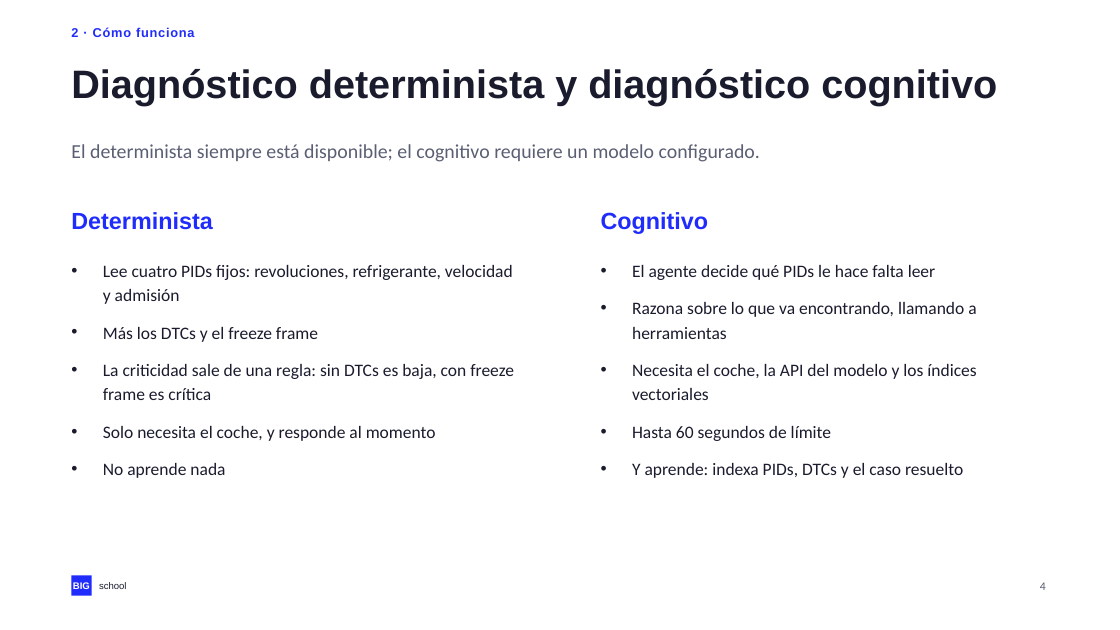
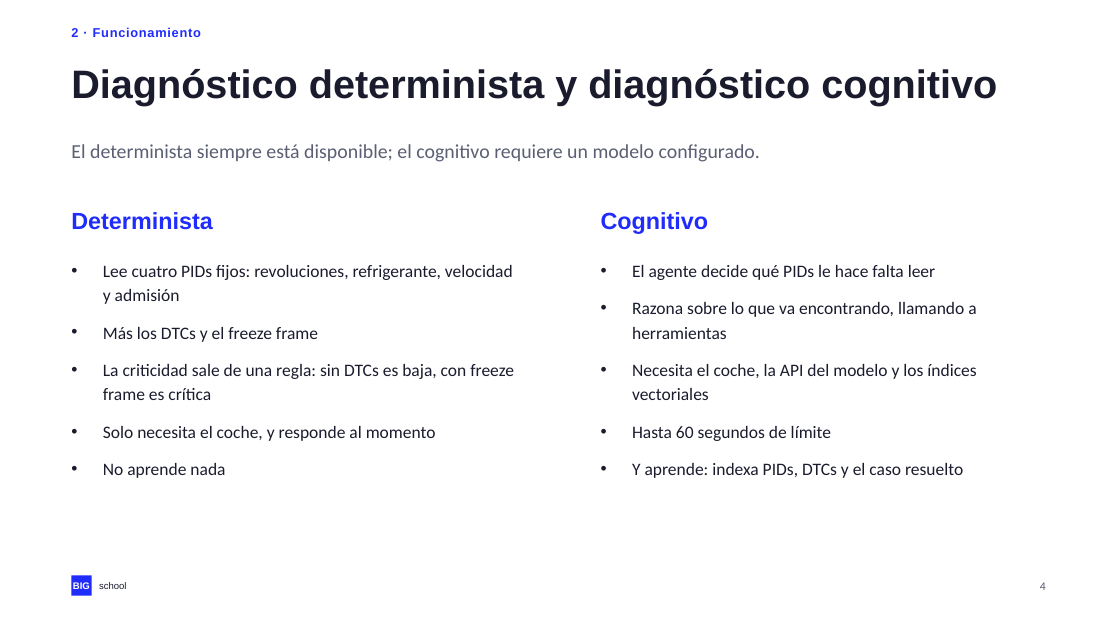
Before and after one commit to NovilloQuinta/intelligent-automotive-diagnostics, a slide deck: slide 4 of docs/presentacion/tfm-intelligent-automotive-diagnostics.pptx. Drawn at 1120x630 pixels with LibreOffice and Linux fonts; fonts in the diff are those of the drawing. Boxes give left, top, right and bottom in pixels: in the first picture for what was removed or moved away, otherwise in the second. Text is boxed around its words. In the diff, an @@ line names an element or a change of style, - is before the commit and + after.

```diff
--- a/docs/presentacion/tfm-intelligent-automotive-diagnostics.pptx
+++ b/docs/presentacion/tfm-intelligent-automotive-diagnostics.pptx
@@ text at bbox=[71, 27, 201, 37]: text changed @@
-2 · Cómo funciona
+2 · Funcionamiento
```
Also in this commit, not shown: 17 other slides changed, 3 other files.
